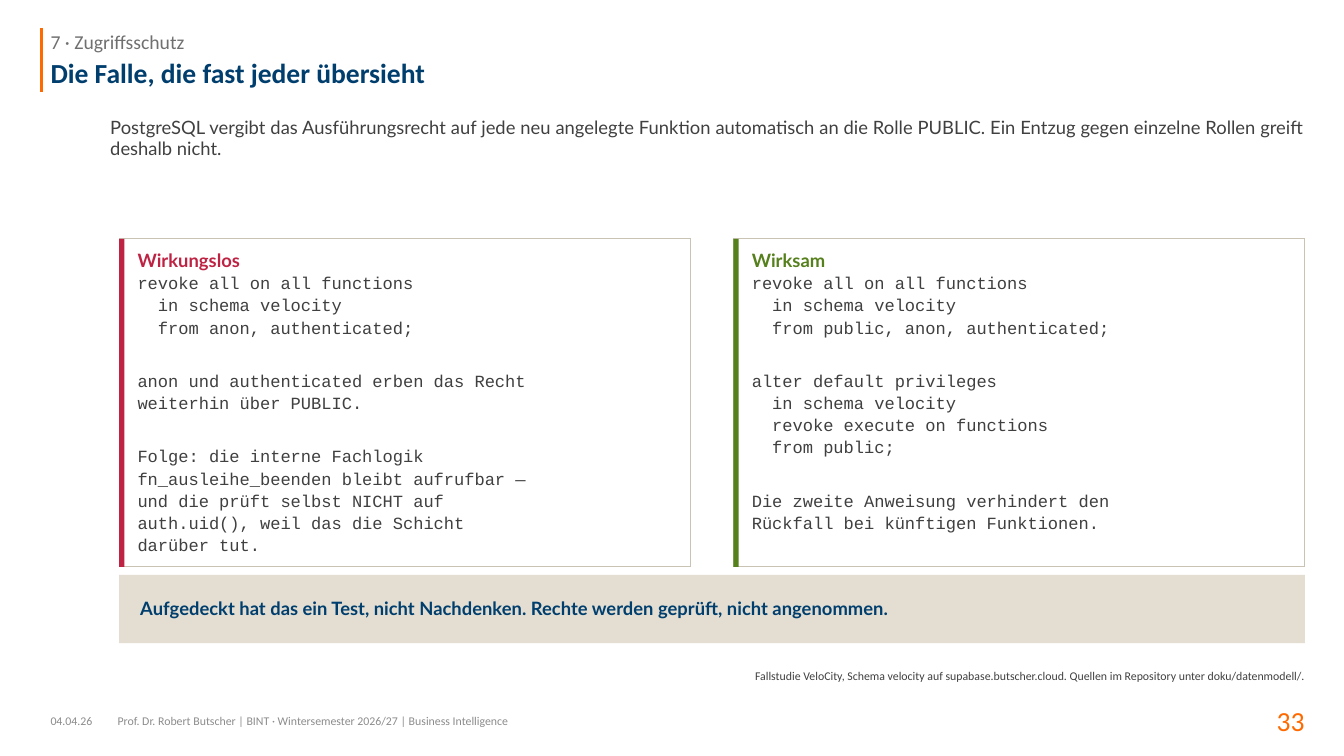
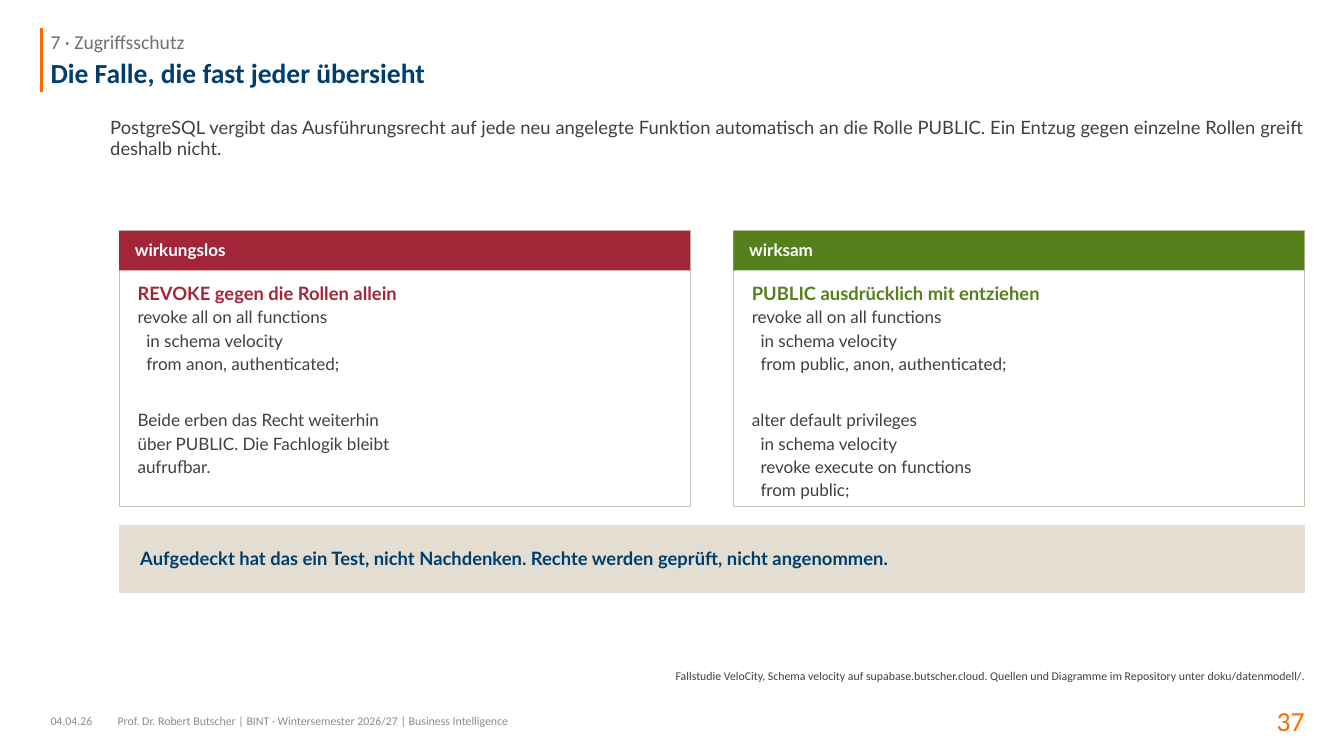
Before and after one commit to swrobuts/velocity-fallstudie, a slide deck: slide 37 of slides/velocity-datenbankentwurf.pptx (slide 33 before the commit). Drawn at 1344x756 pixels with LibreOffice and Linux fonts; fonts in the diff are those of the drawing. Boxes give left, top, right and bottom in pixels: in the first picture for what was removed or moved away, otherwise in the second. Text is boxed around its words. In the diff, an @@ line names an element or a change of style, - is before the commit and + after.

```diff
--- a/slides/velocity-datenbankentwurf.pptx
+++ b/slides/velocity-datenbankentwurf.pptx
@@ rectangle: place and size @@
-rectangle at (119,239,690,567)
+rectangle at (119,231,690,507)
@@ rectangle removed at (119,239,125,567) @@
@@ rectangle added at (119,231,690,270), fill #A32638 @@
@@ rectangle: place and size @@
-rectangle at (733,239,1304,567)
+rectangle at (733,231,1304,507)
@@ rectangle removed at (733,239,739,567) @@
@@ rectangle added at (733,231,1304,270), fill #55801C @@
@@ text added at (135,243,226,259), 13 pt, text #FFFFFF, bold @@
+wirkungslos
@@ text added at (749,243,813,256), 13 pt, text #FFFFFF, bold @@
+wirksam
@@ text at (138,286,396,304): text changed; text colour #BE2344 to #A32638 @@
-Wirkungslos
+REVOKE gegen die Rollen allein
@@ text "REVOKE gegen die Rollen allein": place and size @@
-text "REVOKE gegen die Rollen allein" at (138,253,526,551)
+text "REVOKE gegen die Rollen allein" at (138,286,396,473)
@@ text at (752,286,1039,300): text changed @@
-Wirksam
+PUBLIC ausdrücklich mit entziehen
@@ text "PUBLIC ausdrücklich mit entziehen": place and size @@
-text "PUBLIC ausdrücklich mit entziehen" at (752,253,1110,533)
+text "PUBLIC ausdrücklich mit entziehen" at (752,286,1039,499)
@@ text at (138,310,339,372): font Courier New to Lato in "revoke all on all functions", "in schema velocity", "from anon, authenticated;"; more space between paragraphs @@
@@ text at (752,310,1007,499): font Courier New to Lato in "revoke all on all functions", "in schema velocity", "from public, anon, authenticated;", "alter default privileges" and 3 more places; more space between paragraphs @@
@@ text at (138,413,389,473): text changed; font Courier New to Lato @@
-anon und authenticated erben das Recht
-weiterhin über PUBLIC.
-Folge: die interne Fachlogik
-fn_ausleihe_beenden bleibt aufrufbar —
-und die prüft selbst NICHT auf
-auth.uid(), weil das die Schicht
-darüber tut.
+Beide erben das Recht weiterhin
+über PUBLIC. Die Fachlogik bleibt
+aufrufbar.
@@ text at (752,494,1110,533): paragraphs removed @@
-Die zweite Anweisung verhindert den
-Rückfall bei künftigen Funktionen.
@@ rectangle: place and size @@
-rectangle at (119,575,1305,643)
+rectangle at (119,526,1305,594)
@@ text "Aufgedeckt hat das ein Test, ...": place and size @@
-text "Aufgedeckt hat das ein Test, ..." at (140,601,887,619)
+text "Aufgedeckt hat das ein Test, ..." at (140,551,887,569)
@@ text at (676,672,1305,682): text changed @@
-Fallstudie VeloCity, Schema velocity auf supabase.butscher.cloud. Quellen im Repository unter doku/datenmodell/.
+Fallstudie VeloCity, Schema velocity auf supabase.butscher.cloud. Quellen und Diagramme im Repository unter doku/datenmodell/.
@@ page number at (1277,713,1305,732): text changed @@
-33
+37
```
Also in this commit, not shown: 20 other slides changed, 22 slides added, 18 slides removed, 39 other files.
